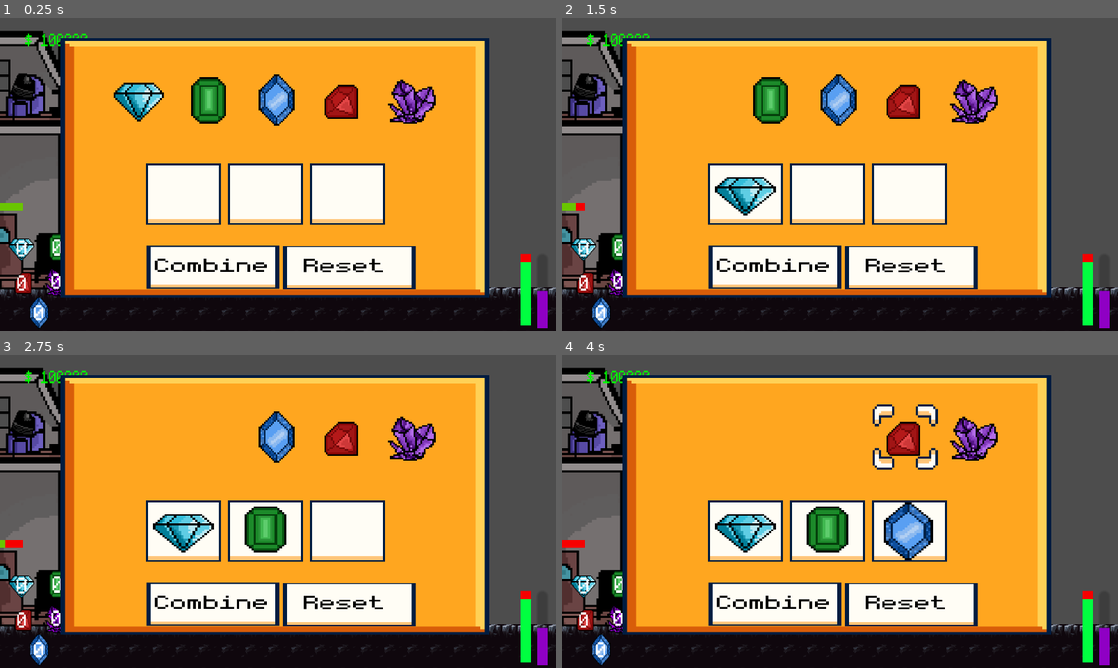
Above: before the commit, frames 1-4 (two rows, left to right).
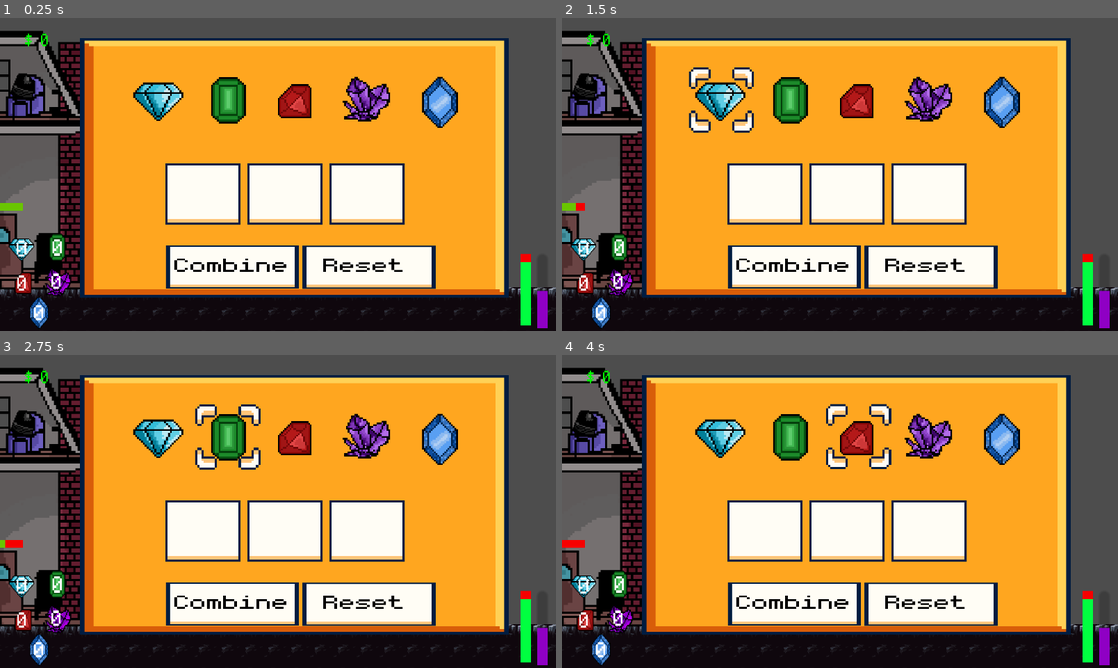
Above: after the commit, the same moments.

Repository: Jrees98/Pirate_Jam_15
Game: Godot game, scene res://Scenes/main.tscn
Same seed, same stepped clock (60 frames per second), same inputs: the game is played once before the commit and once after it. The project has no main scene, so this scene is started directly.
Inputs (mouse positions are in pixels of both pictures, inside the frame that each line leads up to; where the layout moved, square brackets give the same spot in the first picture):
- Up to frame 1 (0.25 s): no input
- Up to frame 2 (1.5 s): click (795, 268) [773, 268] at 0.5 s; click (723, 99) [701, 102] at 1.25 s
- Up to frame 3 (2.75 s): click (227, 439) [211, 439] at 2 s
- Up to frame 4 (4 s): click (1001, 439) [840, 439] at 2.75 s; click (856, 439) [901, 439] at 3.5 s

The runs differ from the first frame. In frame 1, 23% of the frame differs, in the area x 7-92%, y 4-90%; in frame 2, 24%; in frame 3, 24%; in frame 4, 25%.

Commit message:
gems correctly subtract when combining potion

Diff:
--- a/Global.gd
+++ b/Global.gd
@@ -28,7 +28,7 @@
 	gem_price = 5
 	coal_price = 2
 
-	total_coins = 100000
+	total_coins = 0
 
 	personal_inventory_size = 0
 	move_speed = 300
--- a/Scenes/alchemist.gd
+++ b/Scenes/alchemist.gd
@@ -79,7 +79,7 @@
 
 
 func _on_button_pressed():
-	if all_slots_full:
+	if all_slots_full or Global.total_gems < 1:
 		return
 	if slot_1_full == false:
 		$CanvasLayer/Panel/Background/Slot1/Diamond.show()
@@ -109,7 +109,7 @@
 
 
 func _on_emerald_button_pressed():
-	if all_slots_full:
+	if all_slots_full or Global.total_greengem < 1:
 		return
 	if slot_1_full == false:
 		$CanvasLayer/Panel/Background/Slot1/Emerald.show()
@@ -139,7 +139,7 @@
 
 
 func _on_sapphire_button_pressed():
-	if all_slots_full:
+	if all_slots_full or Global.total_whitegem < 1:
 		return
 	if slot_1_full == false:
 		$CanvasLayer/Panel/Background/Slot1/Sapphire.show()
@@ -168,7 +168,7 @@
 
 
 func _on_ruby_button_pressed():
-	if all_slots_full:
+	if all_slots_full or Global.total_redgem < 1:
 		return
 	if slot_1_full == false:
 		$CanvasLayer/Panel/Background/Slot1/Ruby.show()
@@ -197,7 +197,7 @@
 
 
 func _on_amethyst_button_pressed():
-	if all_slots_full:
+	if all_slots_full or Global.total_purplegem < 1:
 		return
 	if slot_1_full == false:
 		$CanvasLayer/Panel/Background/Slot1/Amethyst.show()
@@ -229,6 +229,16 @@
 	var sorted_gems_array = []
 	for gem in gems_array:
 		sorted_gems_array.append(gem)
+		if gem == "Diamond":
+			Global.total_gems -= 1
+		elif gem == "Emerald":
+			Global.total_greengem -= 1
+		elif gem == "Ruby":
+			Global.total_redgem -= 1
+		elif gem == "Amethyst":
+			Global.total_purplegem -=1
+		elif gem == "Sapphire":
+			Global.total_whitegem -= 1
 
 	var sorted_gems = str(" ").join(sorted_gems_array)
 
@@ -237,3 +247,12 @@
 	for key in potion_recipes.keys():
 		if potion_recipes[key] == sorted_gems:
 			print(key)
+
+	reload_table()
+	print(sorted_gems_array)
+
+	var diamond = Global.total_gems
+	var emerald = Global.total_greengem
+	var ruby = Global.total_redgem
+	var amethyst = Global.total_purplegem
+	var sapphire = Global.total_whitegem
--- a/Scenes/alchemist.tscn
+++ b/Scenes/alchemist.tscn
@@ -140,6 +140,10 @@
 anchors_preset = 15
 anchor_right = 1.0
 anchor_bottom = 1.0
+offset_left = 81.0
+offset_top = -1.0
+offset_right = 81.0
+offset_bottom = -1.0
 grow_horizontal = 2
 grow_vertical = 2
 theme_override_styles/panel = SubResource("StyleBoxEmpty_y23b2")
@@ -325,7 +329,7 @@
 texture = ExtResource("11_5pxak")
 
 [node name="Sapphire" type="Sprite2D" parent="CanvasLayer/Panel/Background"]
-position = Vector2(0.594425, -25.1173)
+position = Vector2(32.8016, -24.1341)
 scale = Vector2(0.380421, 0.630742)
 texture = ExtResource("8_jcdsr")
 
@@ -347,7 +351,7 @@
 texture = ExtResource("11_5pxak")
 
 [node name="Ruby" type="Sprite2D" parent="CanvasLayer/Panel/Background"]
-position = Vector2(14.1041, -25.1173)
+position = Vector2(-0.702503, -25.2067)
 scale = Vector2(0.380421, 0.630742)
 texture = ExtResource("9_xaolf")
 
@@ -369,7 +373,7 @@
 texture = ExtResource("11_5pxak")
 
 [node name="Amethyst" type="Sprite2D" parent="CanvasLayer/Panel/Background"]
-position = Vector2(30.3158, -25.1173)
+position = Vector2(15.7253, -26.0112)
 scale = Vector2(0.380421, 0.630742)
 texture = ExtResource("10_pi2m2")
 
--- a/Scripts/main.gd
+++ b/Scripts/main.gd
@@ -45,3 +45,14 @@
 func _on_shop_stop_timer_dad():
 	$House/Timer.stop()
 	$House/Timer.start()
+
+
+func _input(event: InputEvent):
+	if event.is_action_pressed("god_mode") and OS.is_debug_build():
+		Global.total_gems = 1000
+		Global.total_greengem = 1000
+		Global.total_purplegem = 1000
+		Global.total_redgem = 1000
+		Global.total_whitegem = 1000
+		Global.move_speed = 5000
+		Global.total_coins = 100000
--- a/project.godot
+++ b/project.godot
@@ -47,6 +47,11 @@
 "events": [Object(InputEventKey,"resource_local_to_scene":false,"resource_name":"","device":-1,"window_id":0,"alt_pressed":false,"shift_pressed":false,"ctrl_pressed":false,"meta_pressed":false,"pressed":false,"keycode":0,"physical_keycode":77,"key_label":0,"unicode":109,"echo":false,"script":null)
 ]
 }
+god_mode={
+"deadzone": 0.5,
+"events": [Object(InputEventKey,"resource_local_to_scene":false,"resource_name":"","device":-1,"window_id":0,"alt_pressed":false,"shift_pressed":false,"ctrl_pressed":false,"meta_pressed":false,"pressed":false,"keycode":0,"physical_keycode":71,"key_label":0,"unicode":103,"echo":false,"script":null)
+]
+}
 
 [layer_names]
 
